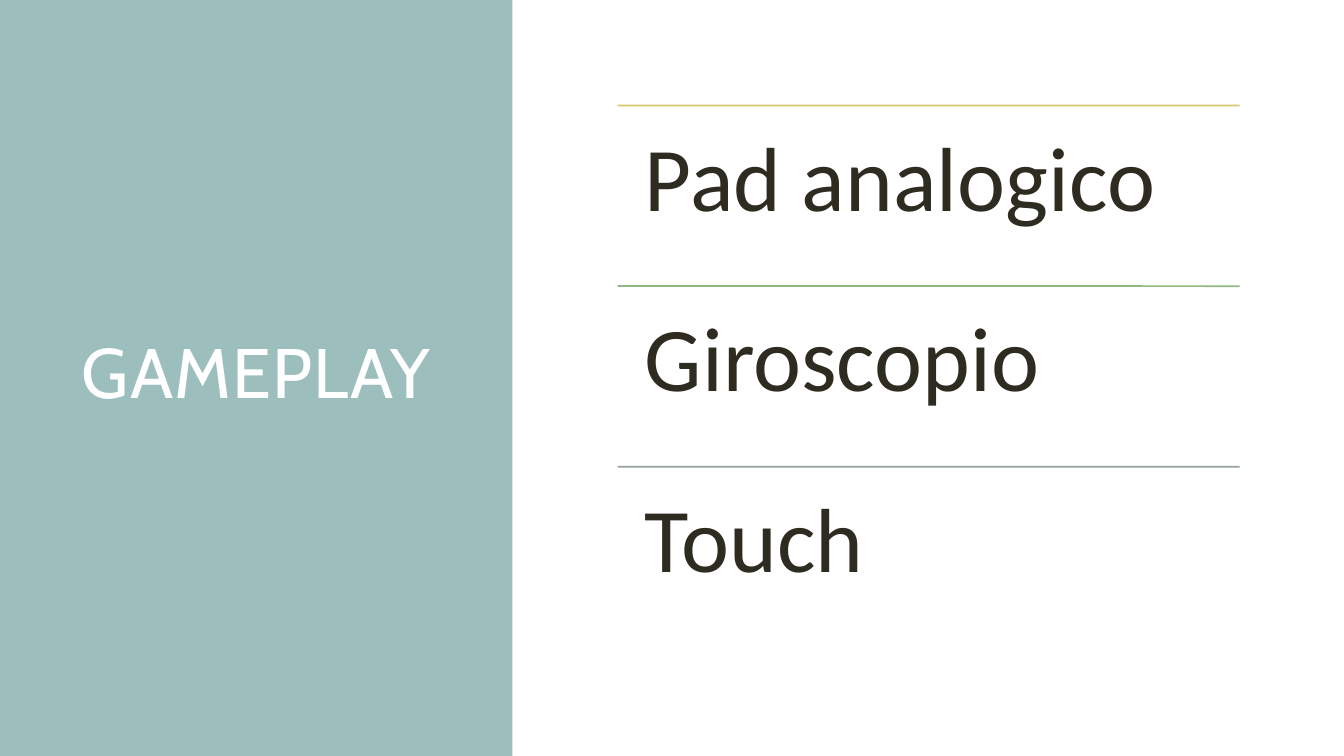
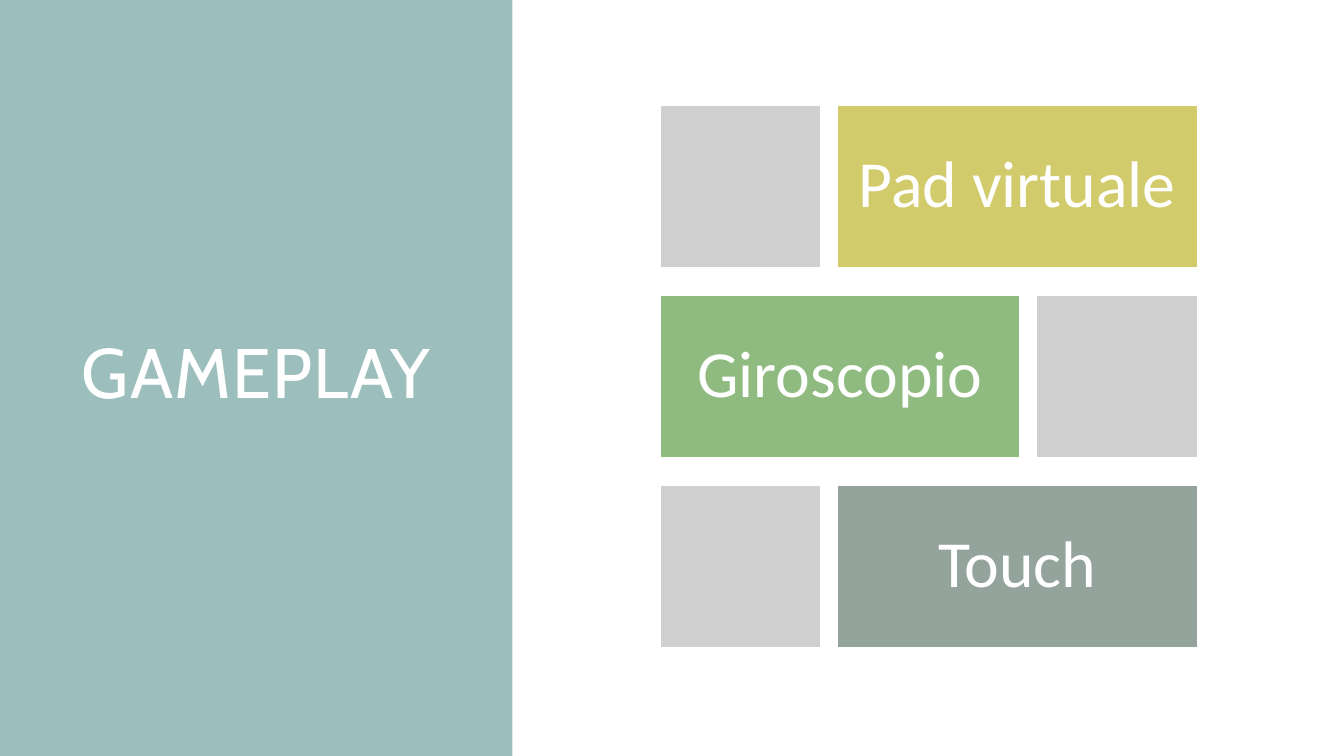
Before and after one commit to mirkoalicastro/outta-my-circle, a slide deck: slide 6 of Pitch/PITCH.pptx. Drawn at 1344x756 pixels with LibreOffice and Linux fonts; fonts in the diff are those of the drawing; grey boxes stand for pictures. Boxes give left, top, right and bottom in pixels: in the first picture for what was removed or moved away, otherwise in the second. Text is boxed around its words. In the diff, an @@ line names an element or a change of style, - is before the commit and + after.

```diff
--- a/Pitch/PITCH.pptx
+++ b/Pitch/PITCH.pptx
@@ line removed from (618, 106) to (1240, 106) @@
@@ text "Pad virtuale" at box(859, 161, 1175, 208): vertical alignment top to middle @@
@@ text at box(859, 161, 1175, 208): text changed; size 65 to 47 pt; text colour #2E2B21 to #FFFFFF @@
-Pad analogico
+Pad virtuale
@@ line removed from (618, 286) to (1240, 286) @@
@@ text "Giroscopio": place and size @@
-text "Giroscopio" at box(645, 328, 1039, 406)
+text "Giroscopio" at box(697, 352, 982, 408)
@@ text "Giroscopio" at box(697, 352, 982, 408): size 65 to 47 pt, text colour #2E2B21 to #FFFFFF; alignment left to centre; less space between paragraphs; vertical alignment top to middle @@
@@ line removed from (618, 467) to (1240, 467) @@
@@ group added at box(660, 105, 1198, 648): 3 rectangles, 3 pictures @@
@@ text "Touch" at box(938, 541, 1096, 588): size 65 to 47 pt, text colour #2E2B21 to #FFFFFF; alignment left to centre; less space between paragraphs; vertical alignment top to middle @@
@@ text "Touch": place and size @@
-text "Touch" at box(645, 508, 863, 573)
+text "Touch" at box(938, 541, 1096, 588)
```
Also in this commit, not shown: 5 other slides changed, 1 slide added.
